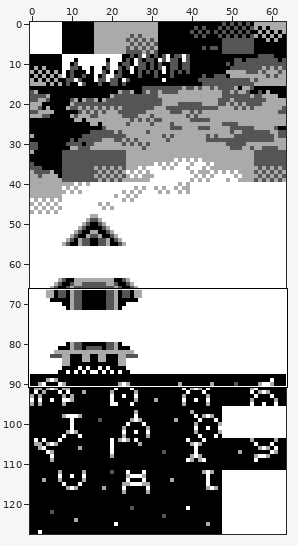
Two versions of one sprite sheet, gfx/intro/background.png. Above: a wide view before the commit, with the close-up outlined.
Close-up. First the earlier version:
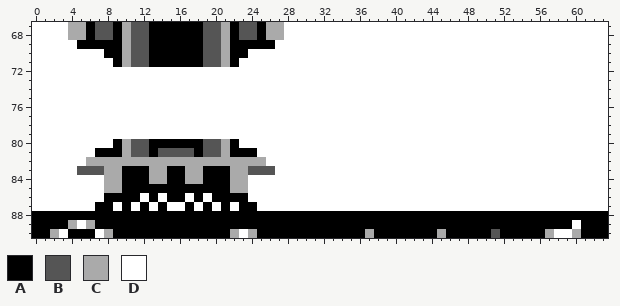
The file is 64x128 pixels. Shown: x 0..63, y 67..90.
Palette (. is transparent): A #000000  B #555555  C #aaaaaa  D #ffffff
Pixels before, first column x 0:
67 DDDDCCABBACBBAAAAAABBCABBACCDDDDDDDDDDDDDDDDDDDDDDDDDDDDDDDDDDDD
68 DDDDCCABBACBBAAAAAABBCABBACCDDDDDDDDDDDDDDDDDDDDDDDDDDDDDDDDDDDD
69 DDDDDAAAAACBBAAAAAABBCAAAAADDDDDDDDDDDDDDDDDDDDDDDDDDDDDDDDDDDDD
70 DDDDDDDDAACBBAAAAAABBCAADDDDDDDDDDDDDDDDDDDDDDDDDDDDDDDDDDDDDDDD
71 DDDDDDDDDACBBAAAAAABBCADDDDDDDDDDDDDDDDDDDDDDDDDDDDDDDDDDDDDDDDD
72 DDDDDDDDDDDDDDDDDDDDDDDDDDDDDDDDDDDDDDDDDDDDDDDDDDDDDDDDDDDDDDDD
73 DDDDDDDDDDDDDDDDDDDDDDDDDDDDDDDDDDDDDDDDDDDDDDDDDDDDDDDDDDDDDDDD
74 DDDDDDDDDDDDDDDDDDDDDDDDDDDDDDDDDDDDDDDDDDDDDDDDDDDDDDDDDDDDDDDD
75 DDDDDDDDDDDDDDDDDDDDDDDDDDDDDDDDDDDDDDDDDDDDDDDDDDDDDDDDDDDDDDDD
76 DDDDDDDDDDDDDDDDDDDDDDDDDDDDDDDDDDDDDDDDDDDDDDDDDDDDDDDDDDDDDDDD
77 DDDDDDDDDDDDDDDDDDDDDDDDDDDDDDDDDDDDDDDDDDDDDDDDDDDDDDDDDDDDDDDD
78 DDDDDDDDDDDDDDDDDDDDDDDDDDDDDDDDDDDDDDDDDDDDDDDDDDDDDDDDDDDDDDDD
79 DDDDDDDDDDDDDDDDDDDDDDDDDDDDDDDDDDDDDDDDDDDDDDDDDDDDDDDDDDDDDDDD
80 DDDDDDDDDACBBAAAAAABBCADDDDDDDDDDDDDDDDDDDDDDDDDDDDDDDDDDDDDDDDD
81 DDDDDDDAAACBBABBBBABBCAAADDDDDDDDDDDDDDDDDDDDDDDDDDDDDDDDDDDDDDD
82 DDDDDDCCCCCCCCCCCCCCCCCCCCDDDDDDDDDDDDDDDDDDDDDDDDDDDDDDDDDDDDDD
83 DDDDDBBBCCAAACCAACCAAACCBBBDDDDDDDDDDDDDDDDDDDDDDDDDDDDDDDDDDDDD
84 DDDDDDDDCCAAACCAACCAAACCDDDDDDDDDDDDDDDDDDDDDDDDDDDDDDDDDDDDDDDD
85 DDDDDDDDCCAAAAAAAAAAAACCDDDDDDDDDDDDDDDDDDDDDDDDDDDDDDDDDDDDDDDD
86 DDDDDDDDAAAADADAADADAAAADDDDDDDDDDDDDDDDDDDDDDDDDDDDDDDDDDDDDDDD
87 DDDDDDDAADADADADDADADADAADDDDDDDDDDDDDDDDDDDDDDDDDDDDDDDDDDDDDDD
88 AAAAAAAAAAAAAAAAAAAAAAAAAAAAAAAAAAAAAAAAAAAAAAAAAAAAAAAAAAAAAAAA
89 AAAACDCAAAAAAAAAAAAAAAAAAAAAAAAAAAAAAAAAAAAAAAAAAAAAAAAAAAAADAAA
90 AACDAAADCAAAAAAAAAAAAACDCAAAAAAAAAAAACAAAAAAACAAAAABAAAAACDDCAAA
The result:
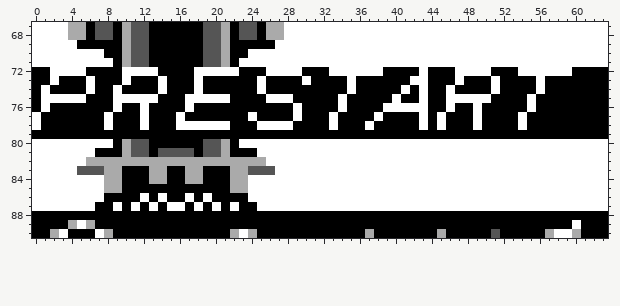
Change:
y 72: x 0..1 DD -> AA; x 6..9 DDDD -> AAAA; x 14..17 DDDD -> AAAA; x 23..25 DDD -> AAA; x 30..32 DDD -> AAA; x 39..42 DDDD -> AAAA; x 44..46 DDD -> AAA; x 51..53 DDD -> AAA; x 60..63 DDDD -> AAAA
y 73: x 0..1 DD -> AA; x 3..5 DDD -> AAA; x 7..9 DDD -> AAA; x 11..13 DDD -> AAA; x 15..17 DDD -> AAA; x 19..24 DDDDDD -> AAAAAA; x 26..29 DDDD -> AAAA; x 31..34 DDDD -> AAAA; x 36..41 DDDDDD -> AAAAAA; x 44..46 DDD -> AAA; x 48..50 DDD -> AAA; x 52..55 DDDD -> AAAA; x 57..63 DDDDDDD -> AAAAAAA
y 74: x 0 D -> A; x 2..5 DDDD -> AAAA; x 7..8 DD -> AA; x 10..13 DDDD -> AAAA; x 15..17 DDD -> AAA; x 19..24 DDDDDD -> AAAAAA; x 26..34 DDDDDDDDD -> AAAAAAAAA; x 36..40 DDDDD -> AAAAA; x 42 D -> A; x 44..45 DD -> AA; x 47..50 DDDD -> AAAA; x 52..55 DDDD -> AAAA; x 57..63 DDDDDDD -> AAAAAAA
y 75: x 0 D -> A; x 6..8 DDD -> AAA; x 14..16 DDD -> AAA; x 22..25 DDDD -> AAAA; x 29..33 DDDDD -> AAAAA; x 35..39 DDDDD -> AAAAA; x 41..42 DD -> AA; x 44..45 DD -> AA; x 51..54 DDDD -> AAAA; x 56..63 DDDDDDDD -> AAAAAAAA
y 76: x 0 D -> A; x 2..8 DDDDDDD -> AAAAAAA; x 10..11 DD -> AA; x 13..16 DDDD -> AAAA; x 18..28 DDDDDDDDDDD -> AAAAAAAAAAA; x 30..33 DDDD -> AAAA; x 35..38 DDDD -> AAAA; x 44..45 DD -> AA; x 47..48 DD -> AA; x 50..54 DDDDD -> AAAAA; x 56..63 DDDDDDDD -> AAAAAAAA
y 77: x 1..7 DDDDDDD -> AAAAAAA; x 9..11 DDD -> AAA; x 13..15 DDD -> AAA; x 17..23 DDDDDDD -> AAAAAAA; x 25..28 DDDD -> AAAA; x 30..32 DDD -> AAA; x 34..37 DDDD -> AAAA; x 39..42 DDDD -> AAAA; x 44 D -> A; x 46..48 DDD -> AAA; x 50..53 DDDD -> AAAA; x 55..63 DDDDDDDDD -> AAAAAAAAA
y 78: x 1..7 DDDDDDD -> AAAAAAA; x 9..11 DDD -> AAA; x 13..15 DDD -> AAA; x 22..24 DDD -> AAA; x 29..32 DDDD -> AAAA; x 34..36 DDD -> AAA; x 38..42 DDDDD -> AAAAA; x 44 D -> A; x 46..48 DDD -> AAA; x 50..53 DDDD -> AAAA; x 55..63 DDDDDDDDD -> AAAAAAAAA
y 79: x 0..63 DDDDDDDDDDDDDDDDDDDDDDDDDDDDDDDDDDDDDDDDDDDDDDDDDDDDDDDDDDDDDDDD -> AAAAAAAAAAAAAAAAAAAAAAAAAAAAAAAAAAAAAAAAAAAAAAAAAAAAAAAAAAAAAAAA
